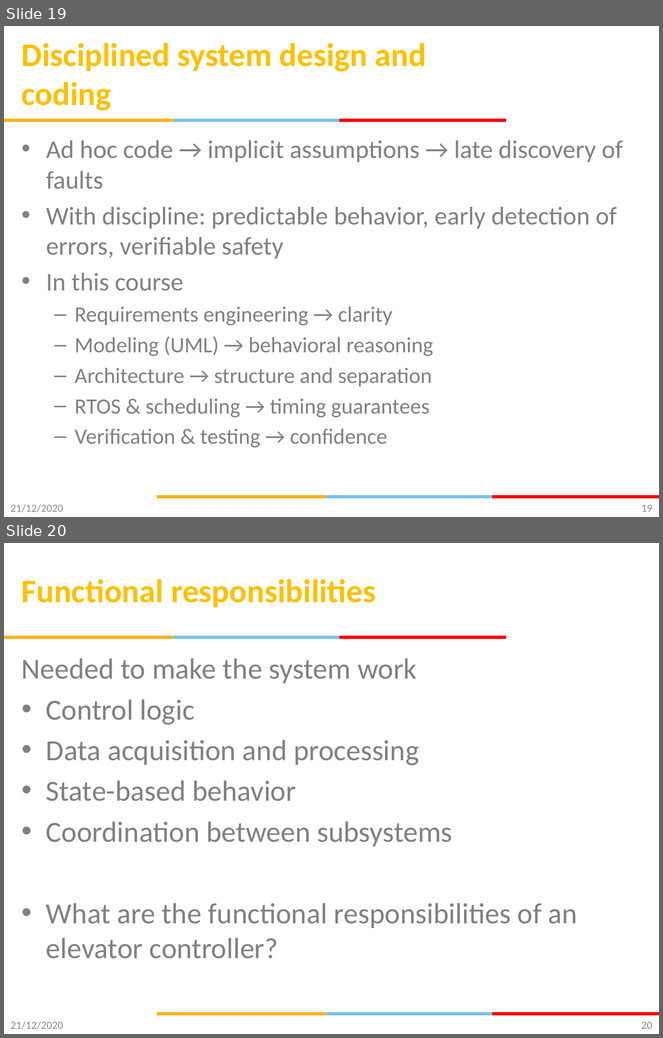
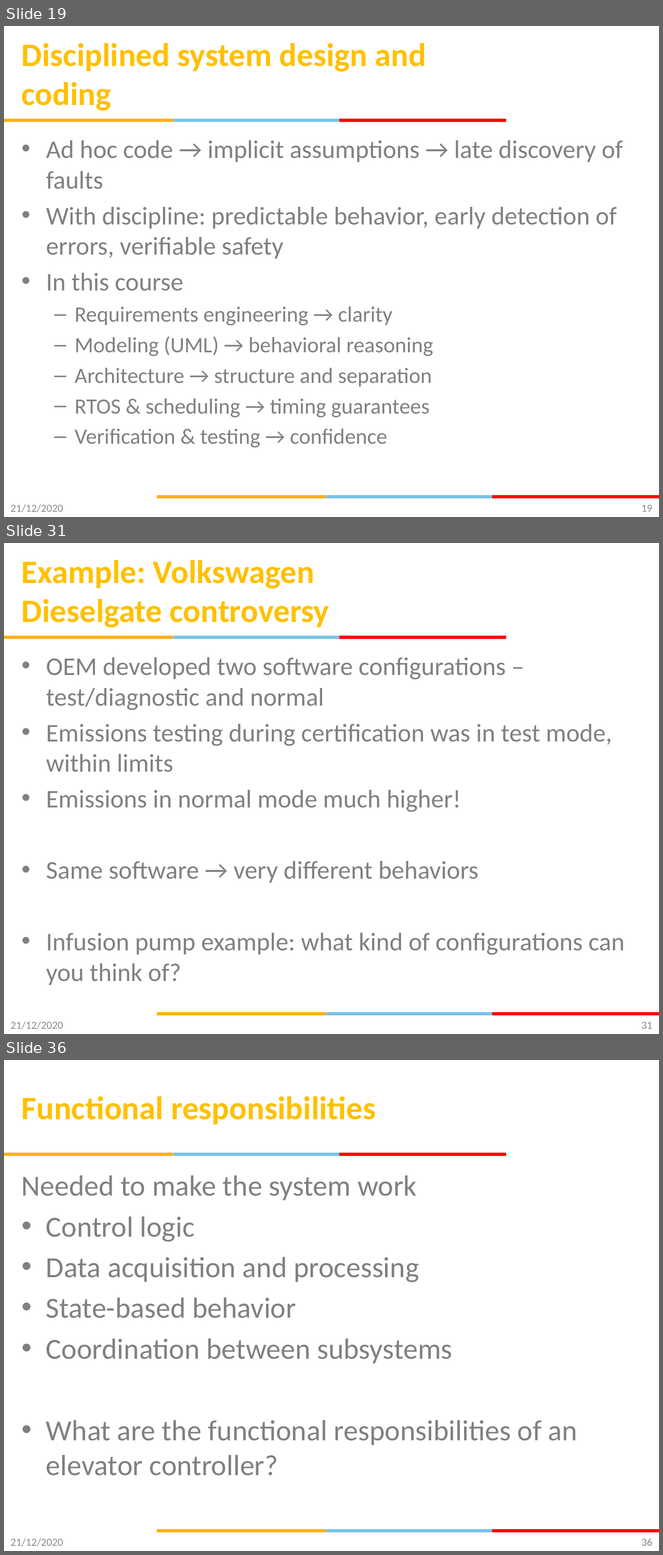
Before and after one commit to gsaurabhr-teaching/csg523-material, a slide deck: Lec-1-3-Intro.pptx. Shown one above the other, each under a label of ours: slides 19 and 20 before the commit, slides 19, 31 and 36 after it; the slides between them are not shown. The pictures are 663x1038 and 663x1555 pixels, drawn with LibreOffice and Linux fonts; fonts in the diff are those of the drawing; background and template pictures are left out. Boxes give left, top, right and bottom in pixels: in the first picture for what was removed or moved away, otherwise in the second. Text is boxed around its words. In the diff, an @@ line names an element or a change of style, - is before the commit and + after.

```diff
--- a/Lec-1-3-Intro.pptx
+++ b/Lec-1-3-Intro.pptx
@@ slide 31 added at [4, 543, 659, 1034], background #FFFFFF; not listed: 6 template elements that a slide beside it also shows @@
@@ title added at [22, 560, 330, 628], 36 pt, text #FFC000, bold @@
+Example: Volkswagen Dieselgate controversy
@@ text added at [46, 657, 624, 986], 28 pt, text #808080 @@
+• OEM developed two software configurations – test/diagnostic and normal
+• Emissions testing during certification was in test mode, within limits
+• Emissions in normal mode much higher!
+• Same software → very different behaviors
+• Infusion pump example: what kind of configurations can you think of?
@@ text added at [11, 1021, 63, 1030], 12 pt, text #8C8C8C @@
+21/12/2020
@@ page number added at [642, 1022, 652, 1029], 12 pt, text #898989 @@
+31
@@ what was slide 20 is now slide 36 @@
@@ page number at [642, 1539, 652, 1546]: text changed @@
-20
+36
```
Also in this commit, not shown: 15 other slides added.
